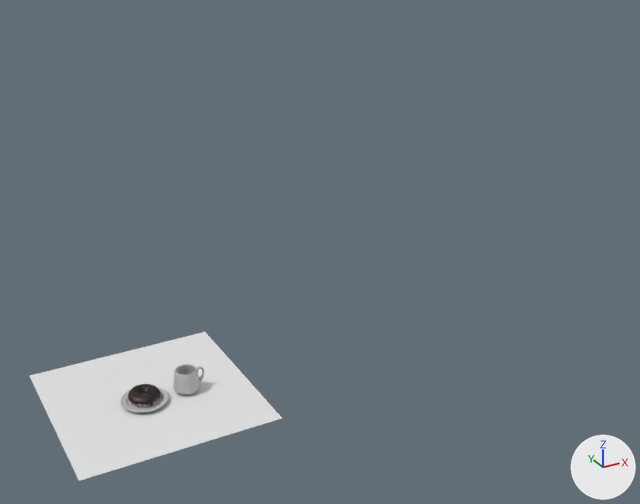
The Blender file Donuts.blend as it was, and as the next commit left it.
Camera for both pictures: a 50 mm lens placed at (-2.12, -7.52, 4.94), pointed at (1.67, -0.63, 1.5). Arrows for +X, +Y and +Z are at lower right; the lights stay in place. The older version comes first.

In view in the first picture: 'MUG', 'Plane' and 3 more.
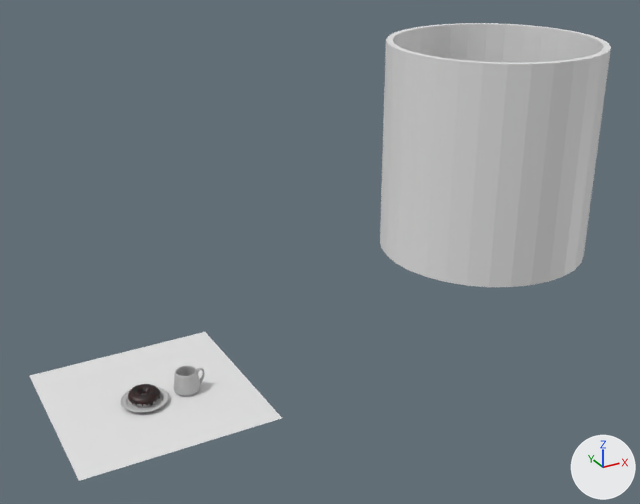
Patch to the scene script:
```diff
--- a/Donuts.blend.py
+++ b/Donuts.blend.py
@@ me_cylinder_001 @@
+me_cylinder_001.from_pydata(...)  # 192 vertices, 162 faces; spans x -1.01..0.99, y -1.01..0.99, z -1.0..1.0
@@ ob_mug @@
 ob_mug = bpy.data.objects.new('MUG', me_cylinder)
-ob_mug.location = (0.451, -0.001, 0.084)
+ob_mug.location = (0.453, 0.0, 0.067)
@@ ob_cylinder @@
+ob_cylinder = bpy.data.objects.new('Cylinder', me_cylinder_001)
+ob_cylinder.location = (3.234, -1.123, 2.449)
```

Location of each change, (x1, y1, x2, y2) in pixels of the pictures (640 x 504 px):
'Cylinder', added
    after: (380, 23, 611, 287)
'MUG', moved
    before: (173, 364, 205, 394)
    after: (174, 366, 205, 396)
